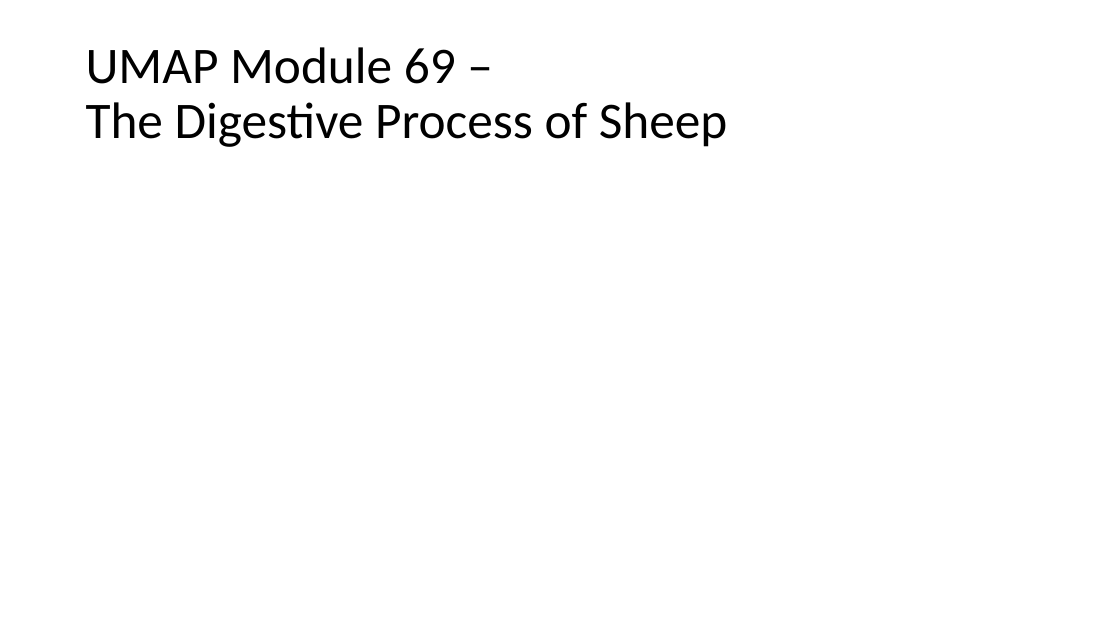
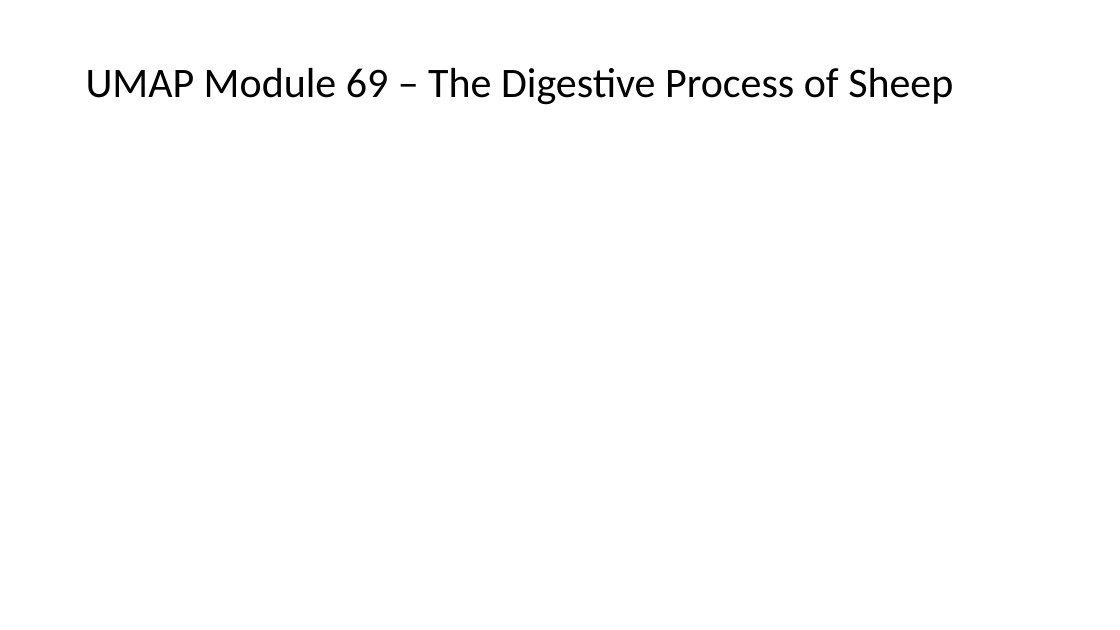
Before and after one commit to dbouquin/DATA_609_final, a slide deck: slide 2 of slides_ch.pptx (slide 3 before the commit). Drawn at 1120x630 pixels with LibreOffice and Linux fonts; fonts in the diff are those of the drawing; grey boxes stand for pictures. Boxes give left, top, right and bottom in pixels: in the first picture for what was removed or moved away, otherwise in the second. Text is boxed around its words. In the diff, an @@ line names an element or a change of style, - is before the commit and + after.

```diff
--- a/slides_ch.pptx
+++ b/slides_ch.pptx
@@ text "UMAP Module 69 – The ..." at [86,68,953,105]: size 44 to 36 pt @@
```
Also in this commit, not shown: 1 other slide changed, 1 slide removed.
